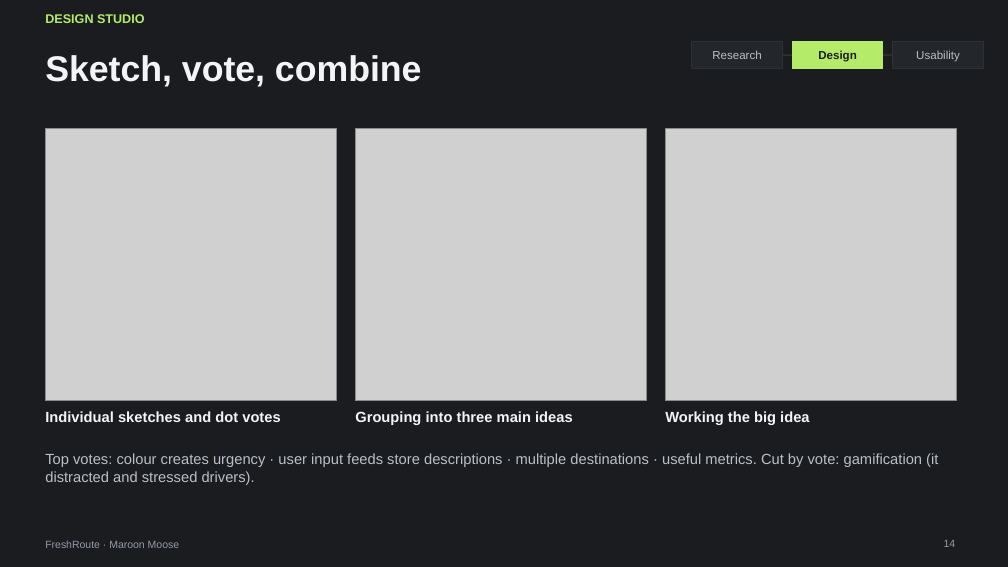
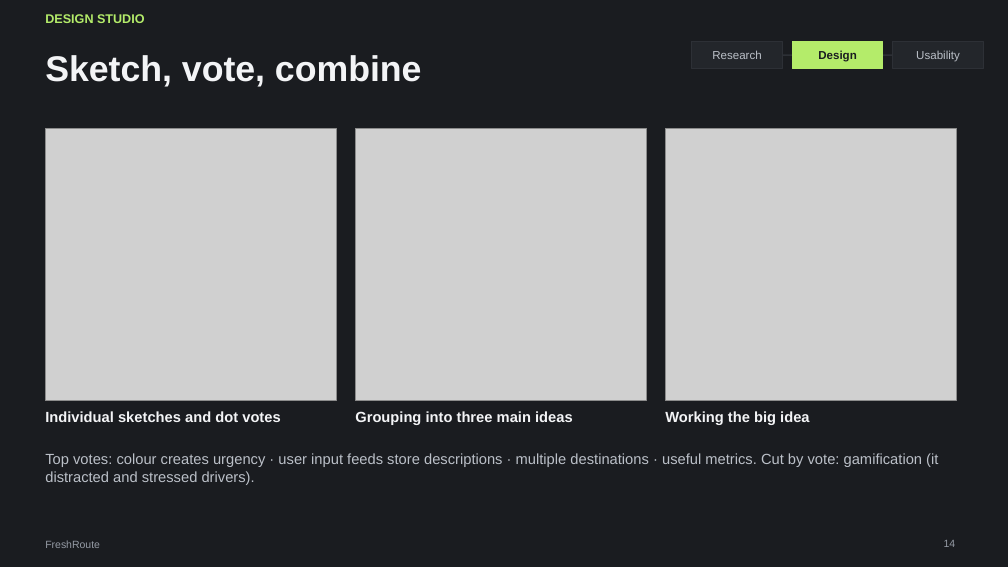
Before and after one commit to ojellyneck44/freshroute, a slide deck: slide 14 of docs/deck/FreshRoute-Final-Presentation.pptx. Drawn at 1008x567 pixels with LibreOffice and Linux fonts; fonts in the diff are those of the drawing; grey boxes stand for pictures. Boxes give left, top, right and bottom in pixels: in the first picture for what was removed or moved away, otherwise in the second. Text is boxed around its words. In the diff, an @@ line names an element or a change of style, - is before the commit and + after.

```diff
--- a/docs/deck/FreshRoute-Final-Presentation.pptx
+++ b/docs/deck/FreshRoute-Final-Presentation.pptx
@@ text at <box>45,540,100,548</box>: text changed @@
-FreshRoute · Maroon Moose
+FreshRoute
```
Also in this commit, not shown: 29 other slides changed, 2 other files.
